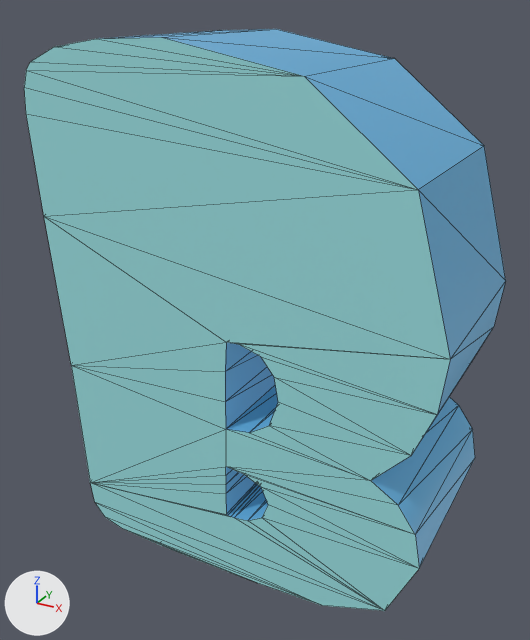
The glTF model scene/models/alphaNum/b.glb as it was, and as the next commit left it.
Before and after are seen from a camera (50 mm lens) standing at (0.298, -0.561, 0.493) and looking at (-0.007, -0.006, 0.216). Every picture has the same lights, and +X, +Y and +Z are marked at lower left. Mesh edges are drawn as thin lines. Objects named as collision shapes, trigger or cutter boxes, shadow casters or lower levels of detail are left out. Where no turn or scale is listed for an object, it has been applied to the vertices.

Names of what the first picture shows: 'b'.
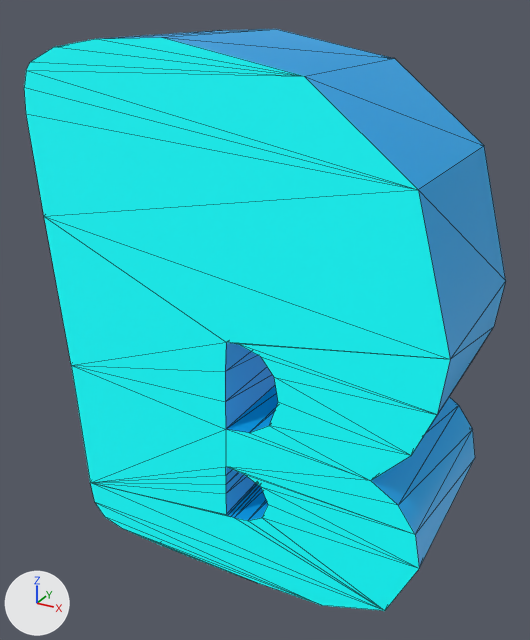
Pixel boxes [x1, y1, x2, y2] of what changed, in the pictures (530 x 640 px):
'b', recoloured
    both: [24, 29, 506, 611]

The change, as a diff of the scene's bpy script:
```diff
--- a/scene/models/alphaNum/b.glb.py
+++ b/scene/models/alphaNum/b.glb.py
@@ mat_light @@
 mat_light = principled_material('Light')
-mat_light.base_color = (0.251, 0.566, 0.581)  # cyan #89c6c9
-mat_light.emission_color = (0.05, 0.113, 0.115)  # dark cyan #3f5e5f
+mat_light.base_color = (0.0, 1.0, 1.0)  # cyan #00ffff
+mat_light.emission_color = (0.0, 0.2, 0.2)  # dark cyan #007c7c
 mat_light.emission_strength = 1.0
@@ mat_dark @@
 mat_dark = principled_material('Dark')
-mat_dark.base_color = (0.101, 0.338, 0.562)  # blue #599dc6
-mat_dark.emission_color = (0.02, 0.0673, 0.113)  # dark blue #27495e
+mat_dark.base_color = (0.0, 0.296, 0.651)  # cyan #0094d3
+mat_dark.emission_color = (0.0, 0.0592, 0.13)  # dark blue #004565
 mat_dark.emission_strength = 1.0
```
